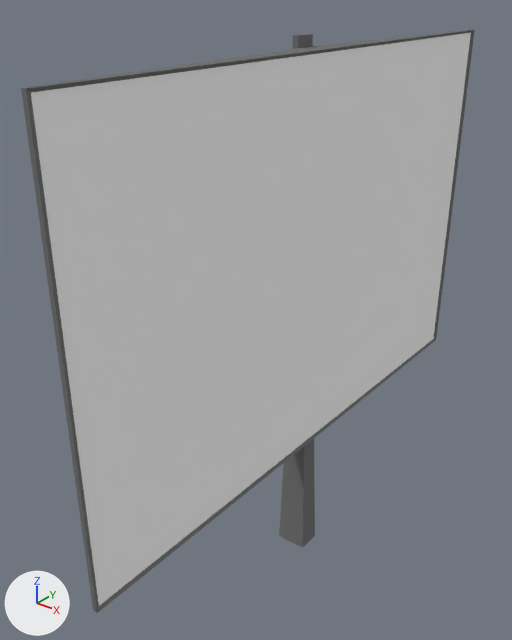
A saved change to the Blender file GEORGIA_JOHNSCREEK/FBLA Simulation and Programming 2018-2019/Assets/_Imports/tv.blend.
One viewpoint serves both versions: a 50 mm lens placed at (4.43, -6.74, 3.19), pointed at (-0.68, -0.35, -0.77). The axes (+X, +Y, +Z) are drawn at lower left. The lights are the same throughout.

Objects in the first picture: 'tv'.
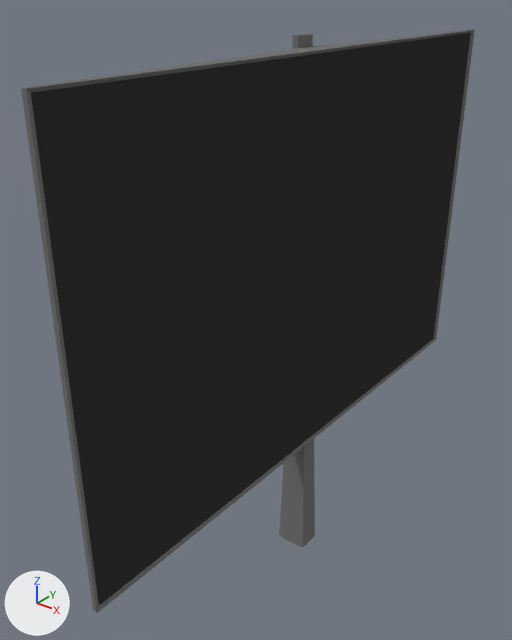
Diff of the bpy script that builds the scene:
```diff
--- a/GEORGIA_JOHNSCREEK/FBLA Simulation and Programming 2018-2019/Assets/_Imports/tv.blend.py
+++ b/GEORGIA_JOHNSCREEK/FBLA Simulation and Programming 2018-2019/Assets/_Imports/tv.blend.py
@@ mat_board @@
 mat_board = diffuse_material('board')
-mat_board.base_color = (0.955, 0.955, 0.955)  # white #fafafa
+mat_board.base_color = (0.0369, 0.0369, 0.0369)  # black #363636
```

Location of each change, (x1, y1, x2, y2) in pixels of the pictures (512 x 640 px):
'tv', recoloured (white to black)
    both: (28, 30, 474, 609)
